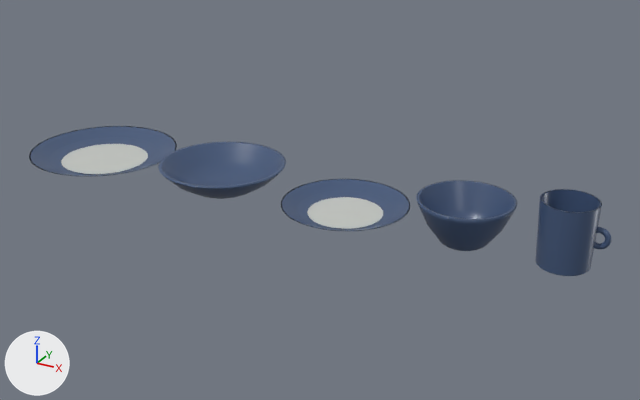
Before and after pictures for a commit that changed the glTF model public/modelos/GR5-13.glb.
One viewpoint serves both versions: a 50 mm lens placed at (0.709, -1.178, 0.605), pointed at (0.054, 0.012, 0.01). The axes (+X, +Y, +Z) are drawn at lower left. The lights are the same throughout. The older version comes first. Where no turn or scale is listed for an object, it has been applied to the vertices.
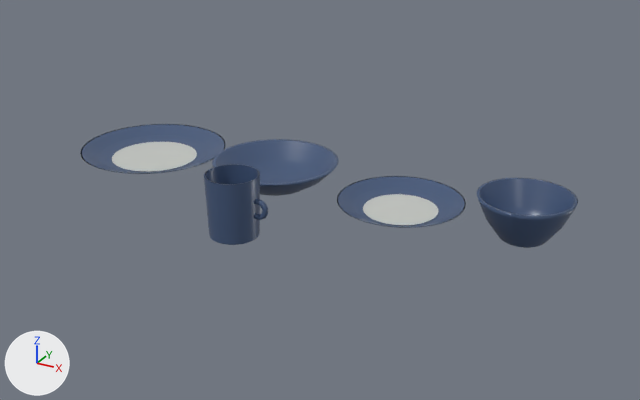
Boxes [x1, y1, x2, y2] around the edits, measured in the pictures (640 x 400 px):
```json
{"object": "Mesh_5", "change": "moved", "before": [416, 180, 517, 251], "after": [477, 178, 578, 248]}
{"object": "Mesh_6", "change": "moved", "before": [536, 189, 602, 276], "after": [204, 164, 260, 245]}
{"object": "Mesh_2", "change": "moved", "before": [158, 141, 286, 199], "after": [212, 139, 338, 196]}
{"object": "Mesh_0", "change": "moved", "before": [29, 126, 177, 176], "after": [80, 124, 225, 174]}
{"object": "Mesh_3", "change": "moved", "before": [281, 179, 410, 231], "after": [337, 176, 466, 228]}
{"object": "Mesh_4", "change": "moved", "before": [307, 197, 383, 229], "after": [363, 194, 438, 225]}
{"object": "Mesh_1", "change": "moved", "before": [61, 144, 148, 174], "after": [112, 142, 197, 171]}
{"object": "Mesh_8", "change": "moved", "before": [593, 227, 611, 249], "after": [254, 199, 268, 220]}
```

Edits to the scene script, one JSON object a line:
```json
{"op": "set", "path": "ob_mesh_0.location", "old": "(-0.402, 0.0, 0.0)", "new": "(-0.328, 0.055, 0.0)"}
{"op": "set", "path": "ob_mesh_1.location", "old": "(-0.402, 0.0, 0.004)", "new": "(-0.328, 0.055, 0.004)"}
{"op": "set", "path": "ob_mesh_2.location", "old": "(-0.132, 0.0, 0.0)", "new": "(-0.058, 0.055, 0.0)"}
{"op": "set", "path": "ob_mesh_3.location", "old": "(0.108, 0.0, 0.0)", "new": "(0.182, 0.055, 0.0)"}
{"op": "set", "path": "ob_mesh_4.location", "old": "(0.108, 0.0, 0.004)", "new": "(0.182, 0.055, 0.004)"}
{"op": "set", "path": "ob_mesh_5.location", "old": "(0.312, 0.0, 0.0)", "new": "(0.388, 0.055, 0.0)"}
{"op": "set", "path": "ob_mesh_6.location", "old": "(0.465, 0.0, 0.0)", "new": "(-0.01, -0.148, 0.0)"}
{"op": "set", "path": "ob_mesh_8.location", "old": "(0.51, 0.0, 0.052)", "new": "(0.035, -0.148, 0.052)"}
```
